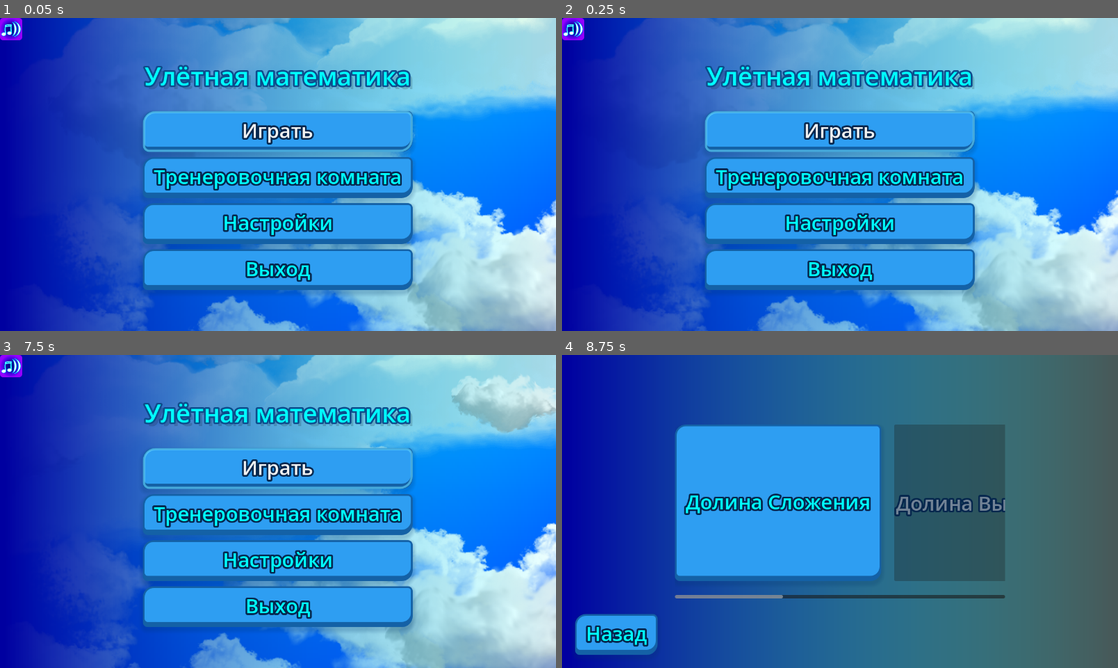
Above: before the commit, frames 1-4 (two rows, left to right).
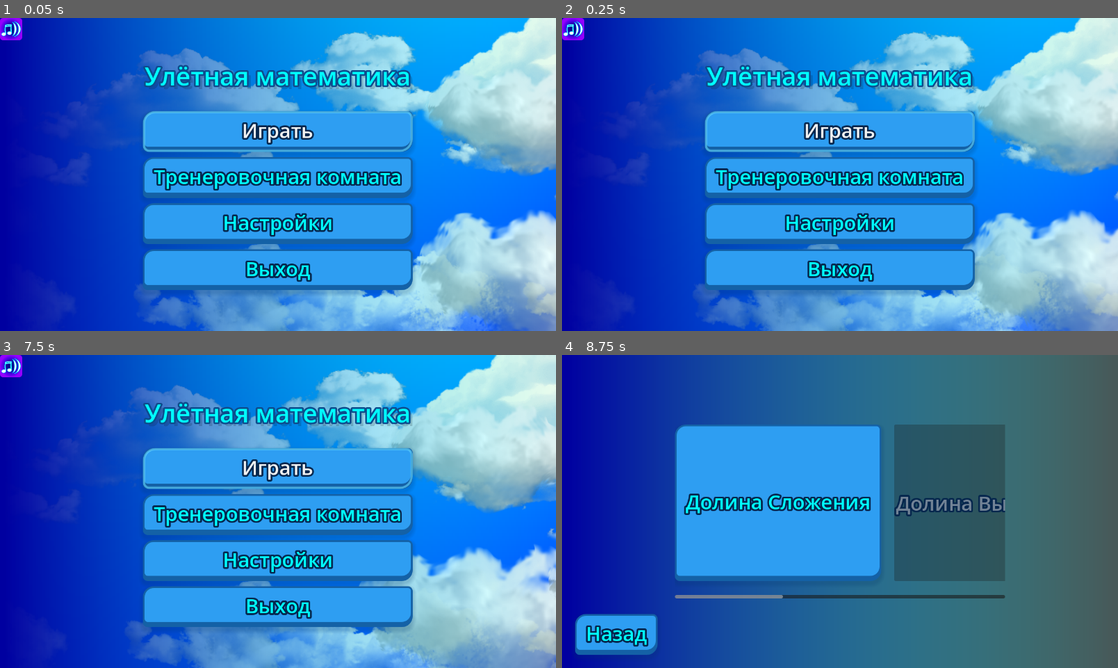
Above: after the commit, the same moments.

Repository: GGamezebo/quizmatik
Game: Godot game, scene res://main.tscn
Same seed, same stepped clock (60 frames per second), same inputs: the game is played once before the commit and once after it. The engine's default icon, where the game draws it, is replaced by a stand-in: a white triangle on a blue panel in a dark square.
Inputs:
- Up to frame 1 (0.05 s): no input
- Up to frame 2 (0.25 s): no input
- Up to frame 3 (7.5 s): click "Играть" at 0.5 s; click "Долина Сложения" at 1.25 s; click "Назад" at 2 s; tap Enter at 2.75, 4.25, 5.75 s; hold Right (ui_right) 2.78-3.53 s; tap Space (shoot) at 2.85, 3.5, 4.35, 5, 5.85, 6.5, 7.35 s; hold Down (ui_down) 3.53-4.28 s; tap Tab at 3.6, 5.1, 6.6 s; hold Right (ui_right) 4.28-5.03 s; hold Up (ui_up) 5.03-5.78 s; hold Left (ui_left) 5.78-7.28 s; hold Down (ui_down) from 7.28 s (still down)
- Up to frame 4 (8.75 s): release Down (ui_down) at 8 s; click "Играть" at 8 s

The runs differ from the first frame. In frame 1, 42% of the frame differs, in the area x 11-100%, y 0-100%; in frame 2, 42%; in frame 3, 39%; in frame 4, nothing differs.

Commit message:
Refactoring: init main menu

Diff:
--- a/main.tscn
+++ b/main.tscn
@@ -3,12 +3,13 @@
 [ext_resource type="Script" uid="uid://cfiqgxelo6ks3" path="res://src/contexts/main_context/main_context.gd" id="1_0xm2m"]
 [ext_resource type="PackedScene" uid="uid://cvayb5jfghll4" path="res://src/ui/loading_screen/loading_screen.tscn" id="2_0xm2m"]
 [ext_resource type="Resource" uid="uid://u571j6g52gih" path="res://src/common/levels/levels_config.tres" id="2_kek77"]
-[ext_resource type="Script" uid="uid://djxvf8yy7uqhl" path="res://src/contexts/main_context/account/persistent_data_controller.gd" id="4_lquwl"]
+[ext_resource type="Script" uid="uid://djxvf8yy7uqhl" path="res://src/contexts/main_context/account/persisten_data_controller.gd" id="4_lquwl"]
 [ext_resource type="Resource" uid="uid://dcrksduinm357" path="res://src/common/user_settings.tres" id="5_4c57u"]
 [ext_resource type="Resource" uid="uid://jlqn1nvhge6" path="res://src/contexts/main_context/account/progress.tres" id="5_272bh"]
 [ext_resource type="AudioStream" uid="uid://bchaw1l2muu4w" path="res://assets/background_music.mp3" id="7_5vw27"]
 [ext_resource type="PackedScene" uid="uid://dvnnrqop6w6sc" path="res://src/contexts/main_context/account/progress_controller.tscn" id="8_4c57u"]
 [ext_resource type="Resource" uid="uid://gld8eub23u54" path="res://src/contexts/main_context/main_events.tres" id="8_dg77c"]
+[ext_resource type="PackedScene" uid="uid://fdo7cegg1sud" path="res://src/contexts/menu_context/menu_context.tscn" id="10_4c57u"]
 
 [sub_resource type="Environment" id="Environment_0xm2m"]
 glow_enabled = true
@@ -20,13 +21,14 @@
 
 [sub_resource type="Compositor" id="Compositor_1bvp3"]
 
-[node name="MainContext" type="Node" unique_id=1500600584]
+[node name="MainContext" type="Node" unique_id=1500600584 node_paths=PackedStringArray("current_context")]
 script = ExtResource("1_0xm2m")
 game_context_path = "uid://6rk3lba0km5x"
 menu_context_path = "uid://fdo7cegg1sud"
 post_battle_context_path = "uid://df5u08rtrxes8"
 loading_screen_scene = ExtResource("2_0xm2m")
 main_events = ExtResource("8_dg77c")
+current_context = NodePath("MenuContext")
 
 [node name="ResourcePreloader" type="ResourcePreloader" parent="." unique_id=1725798495]
 resources = [PackedStringArray("levels"), [ExtResource("2_kek77")]]
@@ -52,3 +54,5 @@
 environment = SubResource("Environment_0xm2m")
 camera_attributes = SubResource("CameraAttributesPractical_h2yge")
 compositor = SubResource("Compositor_1bvp3")
+
+[node name="MenuContext" parent="." unique_id=1044355188 instance=ExtResource("10_4c57u")]
--- a/src/contexts/main_context/main_context.gd
+++ b/src/contexts/main_context/main_context.gd
@@ -9,7 +9,7 @@
 
 var load_start_time: float = 0.0
 
-var current_context:Node
+@export var current_context:Node
 var current_loading_screen = null
 var is_loading: bool = false
 var target_path: String = ""
@@ -20,7 +20,9 @@
 	listener.add(main_events.ev_start_game, _on_start_game)
 	listener.add(main_events.ev_exit_game, _ev_exit_game)
 	listener.add(main_events.ev_return_to_menu, _return_to_menu)
-	switch_game_context(menu_context_path, false)
+
+	var menu_context: IContext = current_context as IContext
+	menu_context.initialize({})
 
 func _exit_tree() -> void:
 	listener.deinit()
